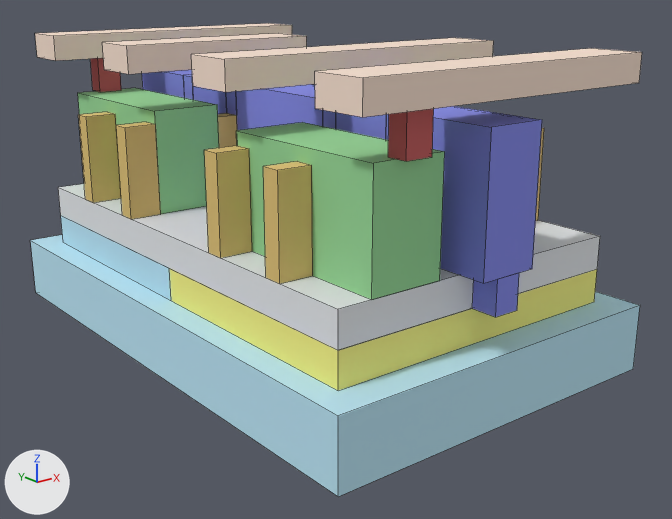
The OBJ model models/show_fin.obj: old version first, new version second.
The view is the same before and after, from a camera (50 mm lens) standing at (-171.0, -231.0, 79.0) and looking at (4.0, -12.0, -9.0). Arrows for +X, +Y and +Z are at lower left; the lights stay in place. The older version comes first. Mesh edges are drawn as thin lines. Where no turn or scale is listed for an object, it has been applied to the vertices. Vertices at exactly the same position are counted once.

Names of what the first picture shows: 'show_fin'.
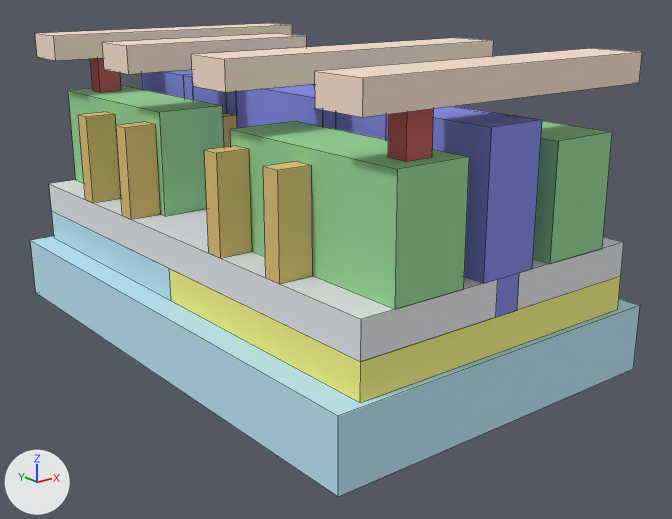
Edits to the scene script, one JSON object a line:
```json
{"block": "me_show_fin", "where": "# used by ob_show_fin; location = (0.0, 0.0, 0.0)"}
{"op": "remove", "block": "me_show_fin", "code": "me_show_fin.from_pydata(...)  # 272 vertices, 227 faces; spans x -56.0..56.0, y -88.0..88.0, z -34.0..58.0"}
{"op": "add", "block": "me_show_fin", "code": "me_show_fin.from_pydata(...)  # 272 vertices, 225 faces; spans x -56.0..56.0, y -88.0..88.0, z -34.0..58.0"}
{"block": "me_show_fin", "change": "me_show_fin part 1: a new loose piece, a box spanning x -38.0..-16.0, y 20.0..86.0, z 6.0..38.0, in mat_md (green #97d797)"}
{"block": "me_show_fin", "change": "me_show_fin part 2: a new loose piece, a box spanning x -38.0..-16.0, y -86.0..-19.0, z 6.0..38.0, in mat_md (green #97d797)"}
{"block": "me_show_fin", "change": "me_show_fin part 3: a new loose piece, a box spanning x 16.0..38.0, y -86.0..86.0, z 6.0..38.0, in mat_md (green #97d797)"}
{"block": "me_show_fin", "change": "me_show_fin part 4"}
{"block": "me_show_fin", "change": "36 vertices are removed from x -48.0..48.0, y -78.0..78.0, z -14.0..38.0"}
{"block": "me_show_fin", "change": "42 faces are deleted"}
{"block": "me_show_fin", "change": "12 vertices are added at x -48.0..48.0, y -86.0..86.0, z -14.0..6.0"}
{"block": "me_show_fin", "change": "5 new faces join them, mat_pwell (cyan #bbe6f6)"}
{"block": "me_show_fin", "change": "5 new faces join them, mat_nwell (yellow #f8f383)"}
{"block": "me_show_fin", "change": "12 new faces join them, mat_fox (white #e5e7e9)"}
{"block": "me_show_fin", "change": "me_show_fin part 5: 2 faces spanning x -4.0..4.0, y -86.0..86.0, z -4.0..6.0 switch from mat_po (blue #848ae9) to mat_fox (white #e5e7e9)"}
```

Boxes (x1, y1, x2, y2) around the edits, measured in the pictures (672 x 519 px):
```json
{"part": 1, "of": "me_show_fin", "change": "added", "after": [68, 86, 224, 216], "on screen": "green"}
{"part": 2, "of": "me_show_fin", "change": "added", "after": [230, 121, 469, 309], "on screen": "green"}
{"part": 3, "of": "me_show_fin", "change": "added", "after": [533, 121, 612, 264], "on screen": "green"}
{"part": 4, "of": "me_show_fin", "change": "built on", "before": [58, 88, 600, 390], "after": [49, 180, 624, 403]}
{"part": 5, "of": "me_show_fin", "change": "recoloured", "before": [472, 279, 498, 317], "on screen": "blue"}
```
